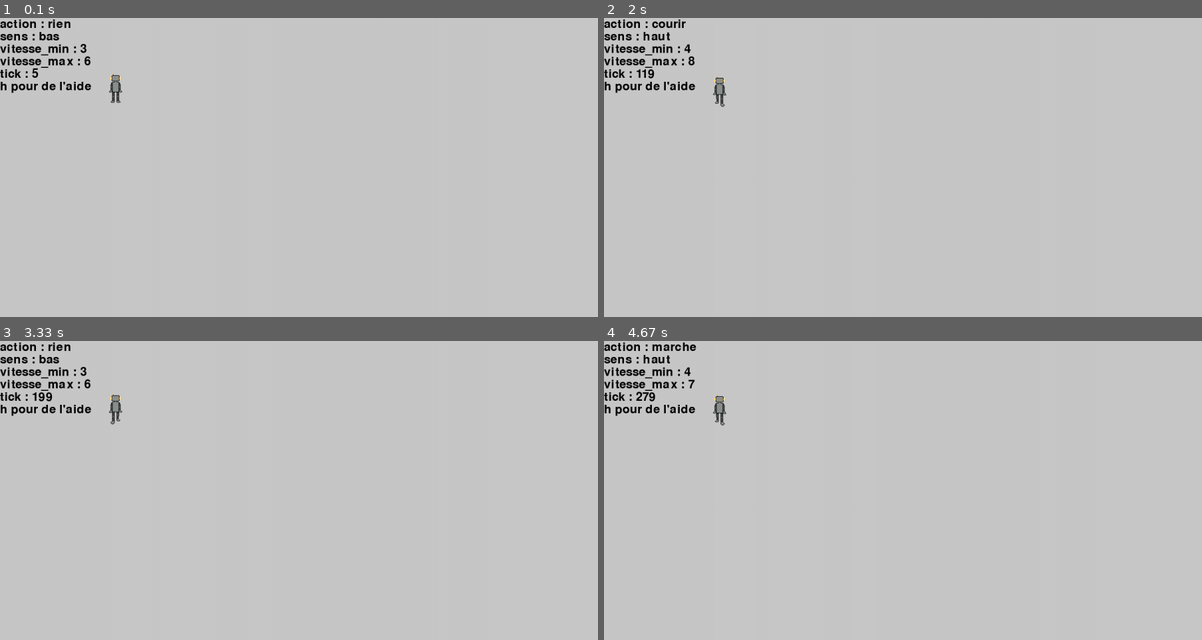
Above: before the commit, frames 1-4 (two rows, left to right).
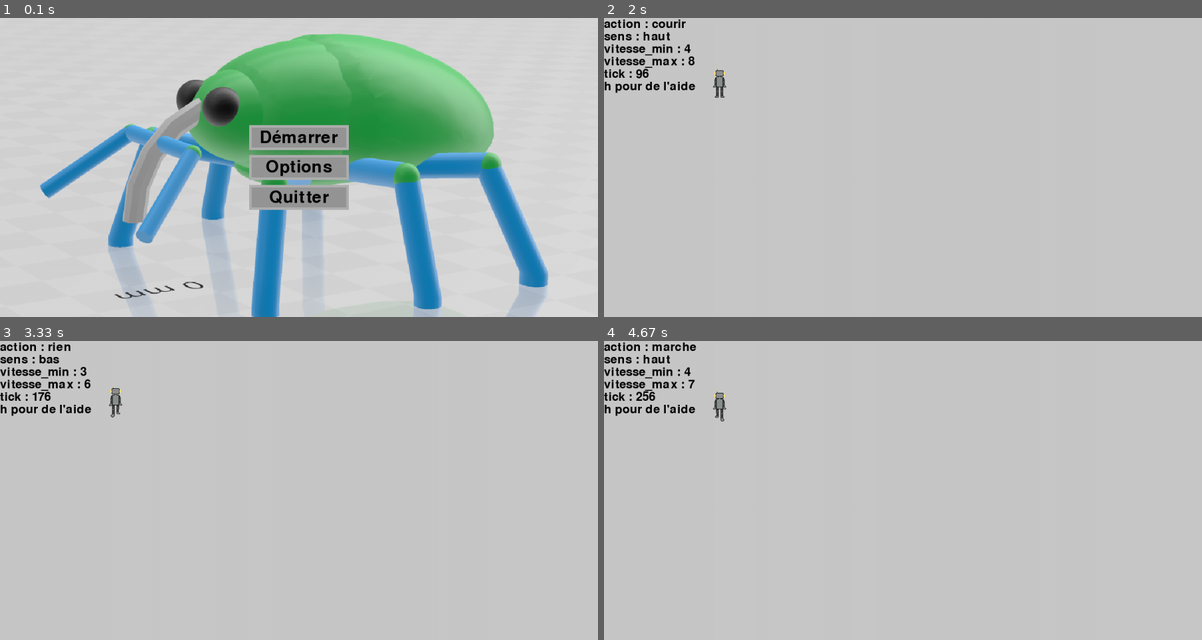
Above: after the commit, the same moments.

Repository: artieur262/Roborancon
Game: pygame game, started from main.py
Two runs of this game, one before a commit and one after it. Both use one fixed random seed, a clock stepped at 60 frames per second and the inputs below.
Inputs (mouse positions are in pixels of both pictures, inside the frame that each line leads up to):
- Up to frame 1 (0.1 s): no input
- Up to frame 2 (2 s): click (903, 137) at 0.38 s; tap Space at 0.67, 1.07, 1.37, 1.57, 1.9 s; hold Right 1-1.47 s; move the mouse to (908, 185) at 1.03 s; tap S at 1.15 s; hold Up 1.5-1.8 s; move the mouse to (962, 233) at 1.53 s; hold Right from 1.83 s (still down); move the mouse to (717, 236) at 1.87 s; tap Shift at 1.98 s
- Up to frame 3 (3.33 s): tap Space at 2.2, 2.4, 2.7, 2.97, 3.3 s; release Right at 2.3 s; hold Left 2.33-2.87 s; move the mouse to (520, 595) at 2.37 s; tap S at 2.48 s; hold Down 2.9-3.2 s; move the mouse to (143, 379) at 2.93 s; hold Left from 3.23 s (still down); move the mouse to (155, 430) at 3.27 s
- Up to frame 4 (4.67 s): tap Shift at 3.38 s; tap Space at 3.6, 3.73, 4.13, 4.43 s; release Left at 3.63 s; hold Up 3.67-4.03 s; move the mouse to (873, 568) at 3.7 s; tap S at 3.82 s; hold Right from 4.07 s (still down); move the mouse to (903, 526) at 4.1 s

The runs differ from the first frame. In frame 1, 35% of the frame differs, in the area x 0-92%, y 0-100%; in frame 2, 0.2%; in frame 3, 0.2%; in frame 4, 0.2%.

Commit message:
correction de bug

Diff:
--- a/teste5.py
+++ b/teste5.py
@@ -89,4 +89,5 @@
         pygame.display.flip()
         clok.tick(60)
         tick += 1
-main()
+if __name__ == "__main__":
+    main()
